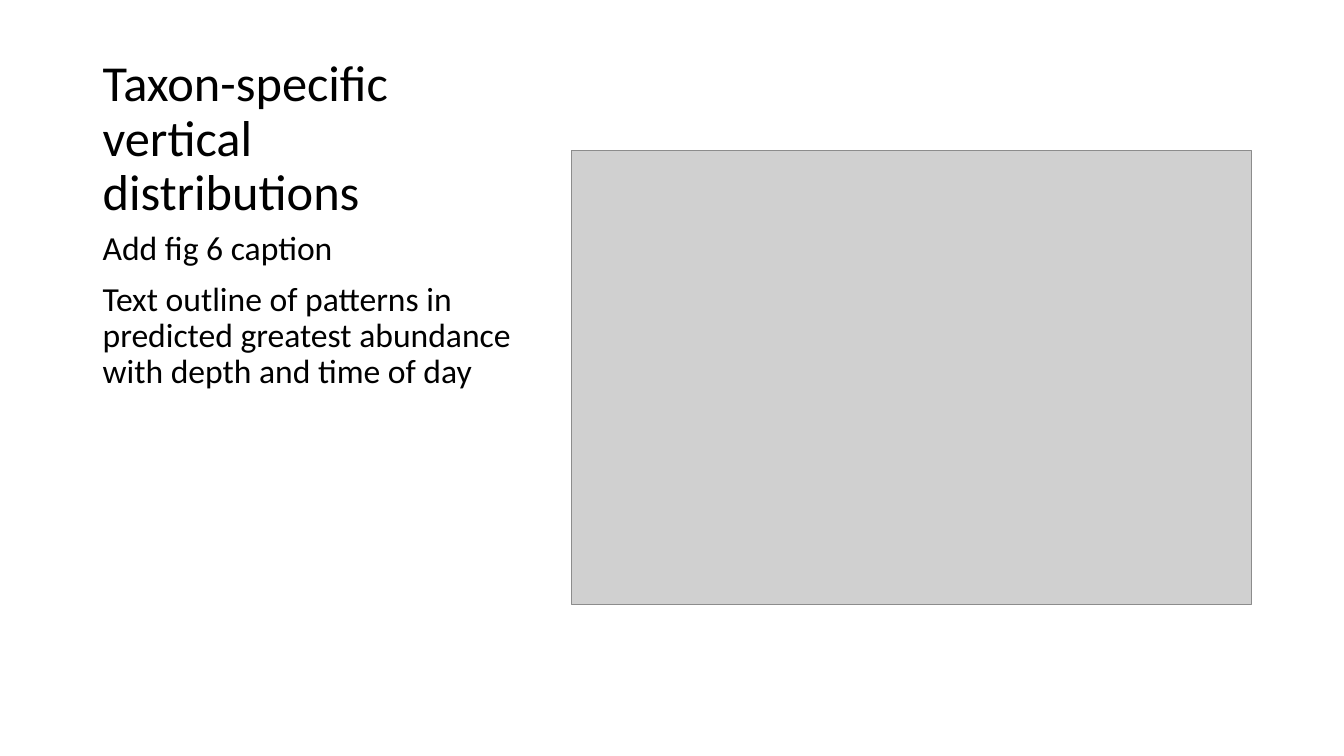
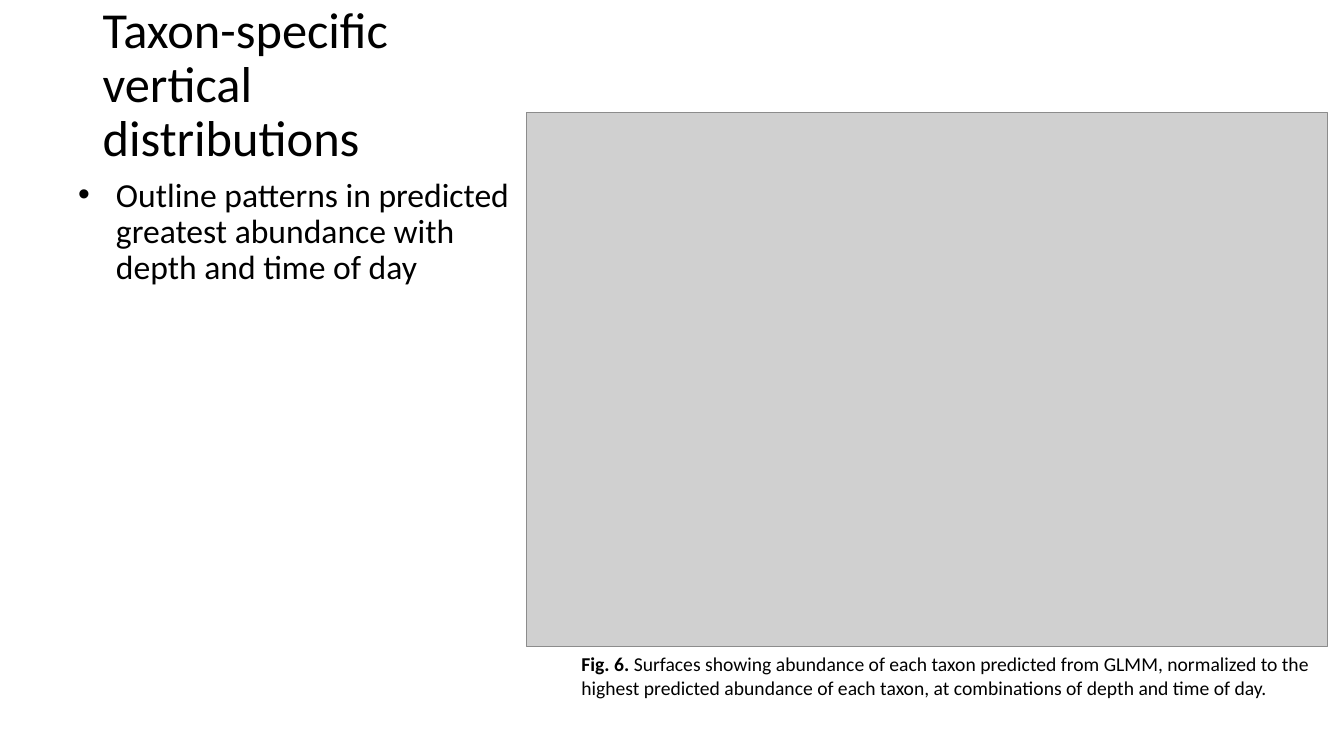
Before and after one commit to LukeABobay/larval-fish-community-analysis, a slide deck: slide 16 of PICES 2026 Presentation.pptx. Drawn at 1344x756 pixels with LibreOffice and Linux fonts; fonts in the diff are those of the drawing; grey boxes stand for pictures. Boxes give left, top, right and bottom in pixels: in the first picture for what was removed or moved away, otherwise in the second. Text is boxed around its words. In the diff, an @@ line names an element or a change of style, - is before the commit and + after.

```diff
--- a/PICES 2026 Presentation.pptx
+++ b/PICES 2026 Presentation.pptx
@@ title "Taxon-specific vertical distributions" moved from (x1=103, y1=66, x2=388, y2=211) to (x1=103, y1=13, x2=388, y2=157) @@
@@ picture resized from (x1=572, y1=150, x2=1252, y2=604) to (x1=526, y1=113, x2=1328, y2=647) @@
@@ text at (x1=116, y1=183, x2=509, y2=285): text changed @@
-Add fig 6 caption
-Text outline of patterns in predicted greatest abundance with depth and time of day
+• Outline patterns in predicted greatest abundance with depth and time of day
@@ text added at (x1=581, y1=657, x2=1309, y2=699), 14 pt, text #000000 @@
+Fig. 6. Surfaces showing abundance of each taxon predicted from GLMM, normalized to the highest predicted abundance of each taxon, at combinations of depth and time of day.
```
Also in this commit, not shown: 5 other slides changed, 4 slides added, 4 slides removed.
